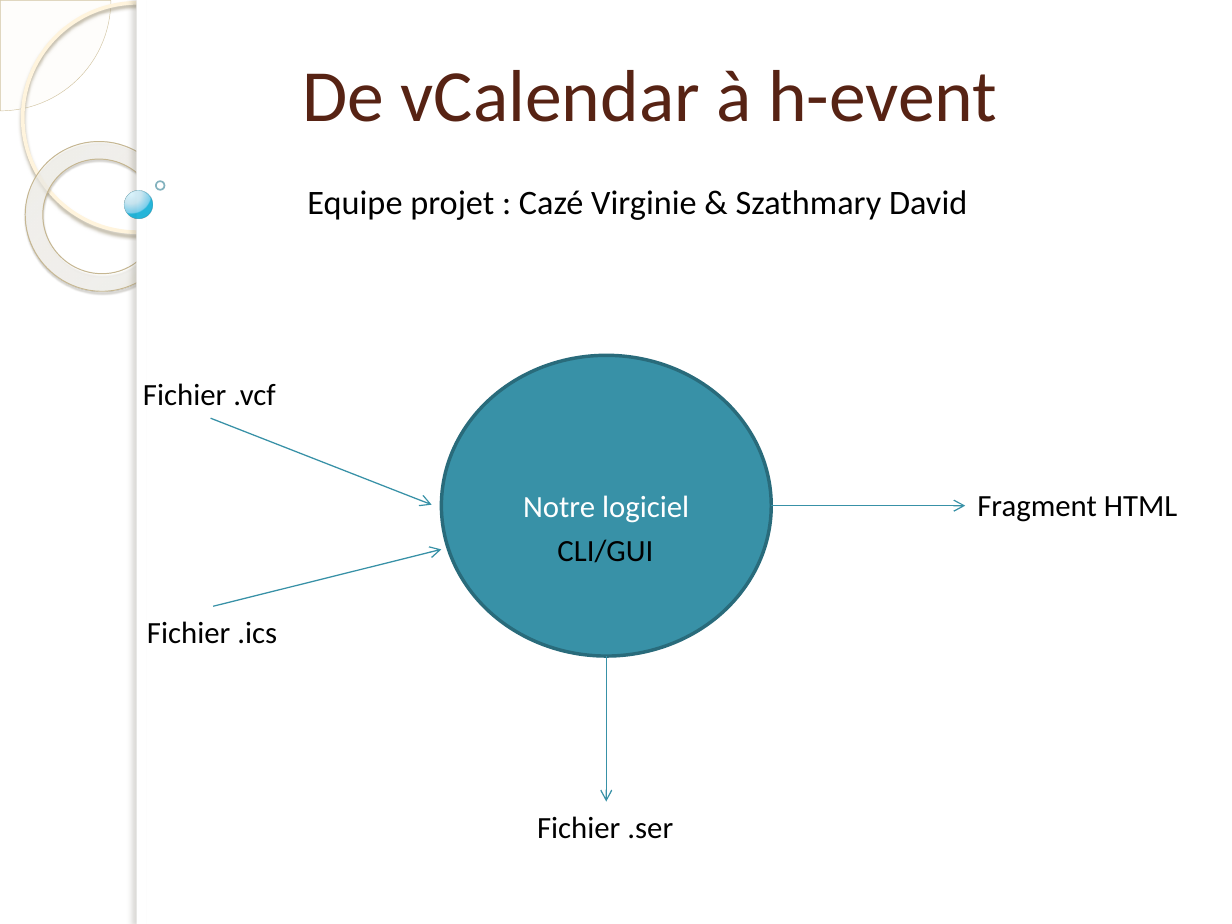
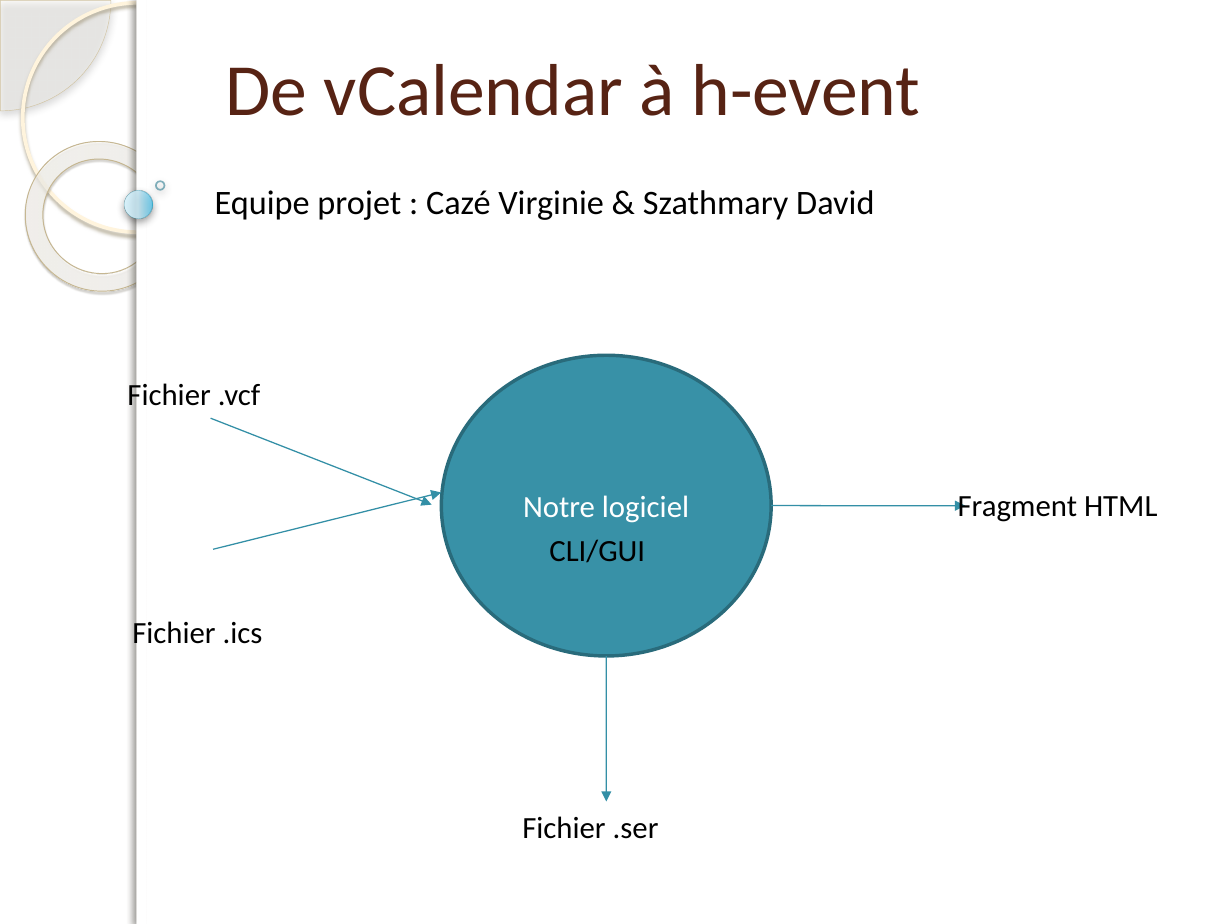
Before and after one commit to JavaVivi/Projet-JAVA-L2-, a slide deck: slide 1 of Livrables/De vCalendar à h-event.pptx. Drawn at 1232x924 pixels with LibreOffice and Linux fonts; fonts in the diff are those of the drawing; background and template pictures are left out. Boxes give left, top, right and bottom in pixels: in the first picture for what was removed or moved away, otherwise in the second. Text is boxed around its words. In the diff, an @@ line names an element or a change of style, - is before the commit and + after.

```diff
--- a/Livrables/De vCalendar à h-event.pptx
+++ b/Livrables/De vCalendar à h-event.pptx
@@ pie slice (boxed as its full ellipse) at (0,0,111,111): outline #D3C39F 0.25 pt to #D3C39F 0.26 pt; shadow on @@
@@ rectangle at (137,0,1232,924): shadow on @@
@@ text "De vCalendar à h-event": place and size @@
-text "De vCalendar à h-event" at (302,70,997,122)
+text "De vCalendar à h-event" at (226,64,920,116)
@@ donut at (0,111,206,322): outline #C7B893 0.58 pt to #C7B893 0.57 pt @@
@@ ellipse at (124,191,153,219): outline #308EA5 0.16 pt to #308EA5 0.17 pt; shadow on @@
@@ ellipse at (156,181,165,190): outline #318093 1 pt to #318093 0.99 pt; shadow on @@
@@ text "Equipe projet : Cazé Virginie ...": place and size @@
-text "Equipe projet : Cazé Virginie ..." at (307,190,967,220)
+text "Equipe projet : Cazé Virginie ..." at (215,190,874,220)
@@ text "Fichier .vcf" rewrapped from (143,383,276,406) to (127,379,261,413) @@
@@ arrow removed from (211, 418) to (431, 505) @@
@@ freeform shape added at (211,418,431,504), outline #348FA6 0.75 pt @@
@@ text "Fragment HTML": place and size @@
-text "Fragment HTML" at (977,496,1177,522)
+text "Fragment HTML" at (958,496,1157,522)
@@ freeform shape added at (213,493,441,549), outline #348FA6 0.75 pt @@
@@ arrow removed from (771, 505) to (965, 505) @@
@@ freeform shape added at (771,505,965,505), outline #348FA6 0.75 pt @@
@@ text "CLI/GUI": place and size @@
-text "CLI/GUI" at (557,539,653,563)
+text "CLI/GUI" at (549,539,645,563)
@@ arrow removed from (213, 606) to (441, 549) @@
@@ text "Fichier .ics" rewrapped from (147,621,277,644) to (132,617,263,651) @@
@@ arrow removed from (606, 655) to (606, 802) @@
@@ freeform shape added at (606,655,606,801), outline #348FA6 0.75 pt @@
@@ text "Fichier .ser": place and size @@
-text "Fichier .ser" at (537,816,673,839)
+text "Fichier .ser" at (522,816,659,839)
```
Also in this commit, not shown: 3 other slides changed.
